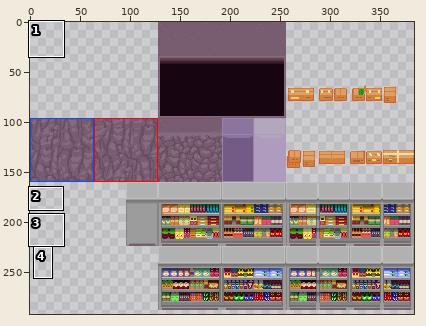
Two versions of one sprite sheet, game/resources/images/tileset.png. The picture above shows the old version from afar; the outline marks the close-up.
Close-up. Before:
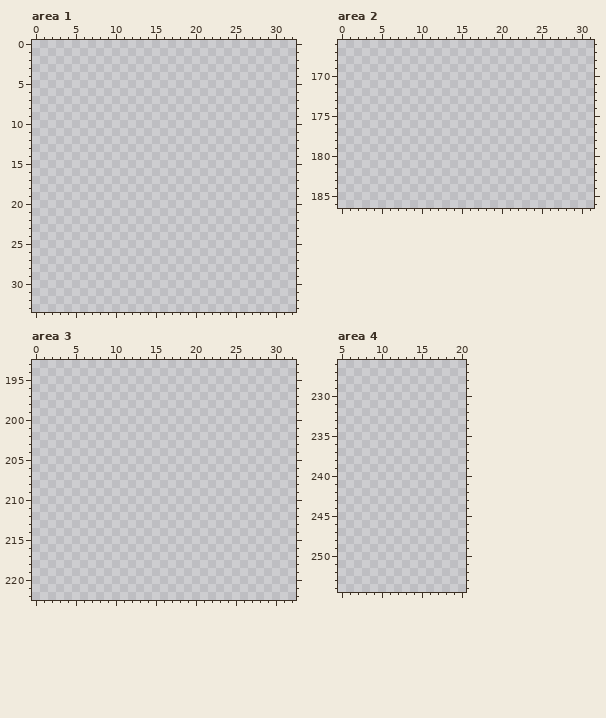
The file is 384x384 pixels. Colours within 5 levels of each other are drawn and written as one. Shown: area 1: x 0..32, y 0..33; area 2: x 0..31, y 166..186; area 3: x 0..32, y 193..222; area 4: x 5..20, y 226..254. The wide view leaves out empty margins. The commit also changed other parts of the picture, which this record leaves out.
Palette (. is transparent): 
Once edited:
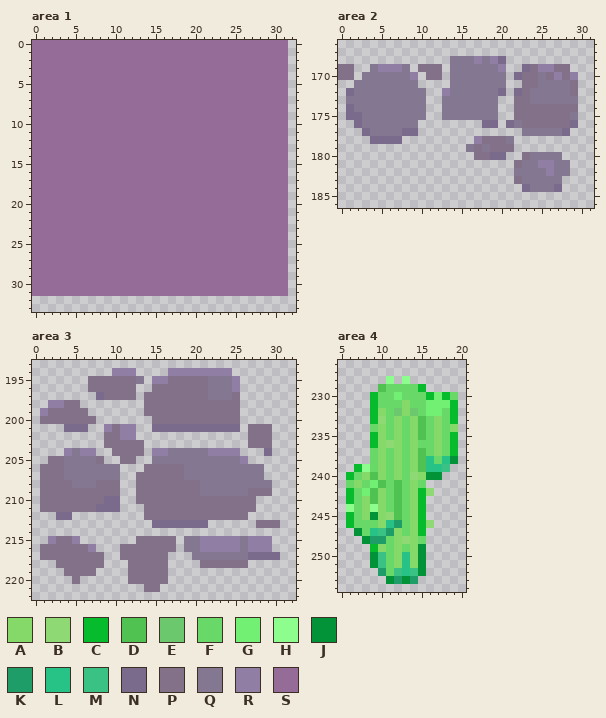
Colours new in this view: A #85d968  B #8ed973  C #06bb2c  D #4fc252  E #6bc86c  F #68d969  G #72f073  H #8dfd8e  J #029238  K #1e9d68  L #27c285  M #39c283  N #7a6b8d  P #827189  Q #847792  R #917ea5  S #956c98
Difference:
Changed rows in their new state; - is an unchanged pixel.
Area 1:
first column x 0:
 0 SSSSSSSSSSSSSSSSSSSSSSSSSSSSSSSS
 1 SSSSSSSSSSSSSSSSSSSSSSSSSSSSSSSS
 2 SSSSSSSSSSSSSSSSSSSSSSSSSSSSSSSS
 3 SSSSSSSSSSSSSSSSSSSSSSSSSSSSSSSS
 4 SSSSSSSSSSSSSSSSSSSSSSSSSSSSSSSS
 5 SSSSSSSSSSSSSSSSSSSSSSSSSSSSSSSS
 6 SSSSSSSSSSSSSSSSSSSSSSSSSSSSSSSS
 7 SSSSSSSSSSSSSSSSSSSSSSSSSSSSSSSS
 8 SSSSSSSSSSSSSSSSSSSSSSSSSSSSSSSS
 9 SSSSSSSSSSSSSSSSSSSSSSSSSSSSSSSS
10 SSSSSSSSSSSSSSSSSSSSSSSSSSSSSSSS
11 SSSSSSSSSSSSSSSSSSSSSSSSSSSSSSSS
12 SSSSSSSSSSSSSSSSSSSSSSSSSSSSSSSS
13 SSSSSSSSSSSSSSSSSSSSSSSSSSSSSSSS
14 SSSSSSSSSSSSSSSSSSSSSSSSSSSSSSSS
15 SSSSSSSSSSSSSSSSSSSSSSSSSSSSSSSS
16 SSSSSSSSSSSSSSSSSSSSSSSSSSSSSSSS
17 SSSSSSSSSSSSSSSSSSSSSSSSSSSSSSSS
18 SSSSSSSSSSSSSSSSSSSSSSSSSSSSSSSS
19 SSSSSSSSSSSSSSSSSSSSSSSSSSSSSSSS
20 SSSSSSSSSSSSSSSSSSSSSSSSSSSSSSSS
21 SSSSSSSSSSSSSSSSSSSSSSSSSSSSSSSS
22 SSSSSSSSSSSSSSSSSSSSSSSSSSSSSSSS
23 SSSSSSSSSSSSSSSSSSSSSSSSSSSSSSSS
24 SSSSSSSSSSSSSSSSSSSSSSSSSSSSSSSS
25 SSSSSSSSSSSSSSSSSSSSSSSSSSSSSSSS
26 SSSSSSSSSSSSSSSSSSSSSSSSSSSSSSSS
27 SSSSSSSSSSSSSSSSSSSSSSSSSSSSSSSS
28 SSSSSSSSSSSSSSSSSSSSSSSSSSSSSSSS
29 SSSSSSSSSSSSSSSSSSSSSSSSSSSSSSSS
30 SSSSSSSSSSSSSSSSSSSSSSSSSSSSSSSS
31 SSSSSSSSSSSSSSSSSSSSSSSSSSSSSSSS
Area 2:
first column x 0:
168 --------------QQQRQRN---------
169 PP--QRRRQ-PPP-QQQQQQR--NPRRPP-
170 PP-QQQQQQR-PP-QQQQQQQ-NPPQPRPR
171 --QQQQQQQQ----QQQQQQQ--PPQQQQP
172 -NQQQQQQQQQ--RQQQQQQN-NPQQQQQP
173 -QQQQQQQQQQ--QQQQQQQ--PPQQQQQQ
174 -NQQQQQQQQQ--QQQQQQQ--PPPPPPPP
175 -NNQQQQQQQQ--QQQQQQQ--PPPPPPPQ
176 --NQQQQQQQ--------NN-NQPPPPPPN
177 ---NQQQQNN-------------QQQQQN-
178 ----NNNN---------RPPPQ--------
179 ----------------QPQPPP--------
180 -----------------PPNN--PQQQQ--
181 ----------------------PQQRRQQ-
182 ----------------------QQQQRQQ-
183 ----------------------PQQQQQ--
184 -----------------------NQQQN--
Area 3:
first column x 1:
194 ---------RRR----RRRRRRRR------
195 ------PPPPPPQ-RRPPPPPQQQR-----
196 ------PPPPPP--PPPPPPPQQQR-----
197 -------NPPPP-PPPPPPPPQQQP-----
198 -RRPP--------PPPPPPPPPPPP-----
199 RPPPPP-------PPPPPPPPPPPP-----
200 PPPPPPP-------PPPPPPPPPPP-----
201 ---NNN--RPRR--NNNNNNNNNNN-PPP-
202 --------PPRR--------------PPP-
203 --------PPPPP-------------PPP-
204 ---RQRR--PPPP-RRQQQQQRRRR---N-
205 -PPQQQQP--PP--QQQQQQQQQQQR----
206 PPPQQQQQQQ---PPPPPQQQQQQQQQQ--
207 PPPQQQQQQQ--PPPPPPQQQQQQQQQQ--
208 PPPPQQQPPP--PPPPPPPPQQQQQQQQQ-
209 PPPPPPPPPP--PPPPPPPPQQQQQQPPP-
210 PPPPPPPPNN--PPPPPPPPPPPPPPP---
211 PPPPPPPNNN---PPPPPPPPPPPPPP---
212 --NN---------PPPPPPPPPPPPP----
213 --------------NNNNNNN------PPP
215 -RPPR-------PPPPP-QQRRRRRQRRR-
216 PPPPPPR---PPPPPPP-QQRRRRRQRRR-
217 PPPPPPPP--PPPPPP---QQQQQQQNNNN
218 --PPPPPP---PPPPP----PPPPPP----
219 ---PPPP----PPPPP--------------
220 ----P------PPPPP--------------
221 -------------PP---------------
Area 4:
first column x 6:
228 -----H-H------
229 ----DFFFFC----
230 ---CFFGFFFCGCF
231 ---CFFFAFFGGGC
232 ---CAFEAEFGGFC
233 ---CBFAFADFAFC
234 ---FAFAFADFAFA
235 ---CAFAFADFAFC
236 ---CABAFAFFAFC
237 ---FAFAFADFAFC
238 ---FAFAFADLFLJ
239 -CHFAFAFADLLM-
240 CFADAFAFBAJJ--
241 FAFGDFDFAF----
242 CFGDAFDFACB---
243 CFADAFDFAC----
244 HFAHAFDFAC----
245 CFAJABDFAC----
246 CFFFALKFACB---
247 -JFLMKAFAC----
248 --JKKFABAF----
249 ---CAFAFAJ----
250 ---JMFALAJ----
251 ---JMFALAJ----
252 ----KFMLMJ----
253 -----JKJK-----
Pixel boxes of the changes (left, top, right, bottom) in both close-ups:
added: (32, 40, 288, 296)
added: (338, 56, 578, 192)
added: (40, 368, 280, 592)
added: (346, 376, 458, 584)
